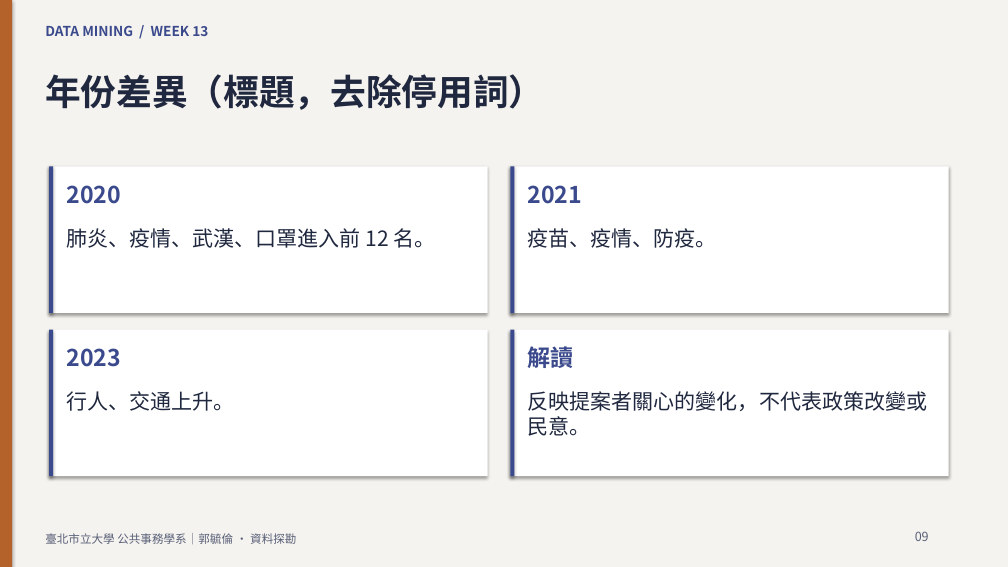
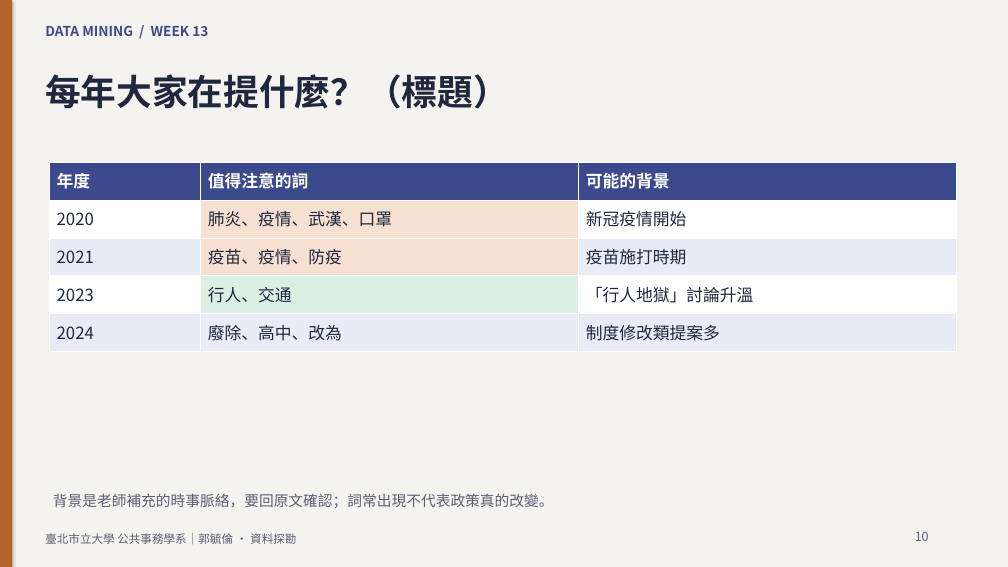
Before and after one commit to knut921/datamining-course, a slide deck: slide 10 of assets/slides/week13.pptx (slide 9 before the commit). Drawn at 1008x567 pixels with LibreOffice and Linux fonts; fonts in the diff are those of the drawing. Boxes give left, top, right and bottom in pixels: in the first picture for what was removed or moved away, otherwise in the second. Text is boxed around its words. In the diff, an @@ line names an element or a change of style, - is before the commit and + after.

```diff
--- a/assets/slides/week13.pptx
+++ b/assets/slides/week13.pptx
@@ text at bbox=[45, 74, 509, 109]: text changed @@
-年份差異（標題，去除停用詞）
+每年大家在提什麼？（標題）
@@ rectangle removed at bbox=[49, 166, 488, 313] @@
@@ rectangle removed at bbox=[49, 166, 54, 313] @@
@@ table added at bbox=[49, 163, 957, 352], 5 rows, 3 columns @@
+年度 | 值得注意的詞 | 可能的背景
+2020 | 肺炎、疫情、武漢、口罩 | 新冠疫情開始
+2021 | 疫苗、疫情、防疫 | 疫苗施打時期
+2023 | 行人、交通 | 「行人地獄」討論升溫
+2024 | 廢除、高中、改為 | 制度修改類提案多
@@ rectangle removed at bbox=[510, 166, 949, 313] @@
@@ rectangle removed at bbox=[510, 166, 515, 313] @@
@@ text removed at bbox=[66, 185, 120, 204] @@
-2020
@@ text removed at bbox=[528, 185, 582, 204] @@
-2021
@@ text removed at bbox=[66, 228, 436, 248] @@
-肺炎、疫情、武漢、口罩進入前 12 名。
@@ text removed at bbox=[528, 228, 717, 248] @@
-疫苗、疫情、防疫。
@@ rectangle removed at bbox=[49, 330, 488, 476] @@
@@ rectangle removed at bbox=[49, 330, 54, 476] @@
@@ text removed at bbox=[66, 348, 120, 367] @@
-2023
@@ rectangle removed at bbox=[510, 330, 949, 476] @@
@@ rectangle removed at bbox=[510, 330, 515, 476] @@
@@ text removed at bbox=[528, 343, 574, 372] @@
-解讀
@@ text removed at bbox=[66, 391, 234, 411] @@
-行人、交通上升。
@@ text removed at bbox=[528, 391, 928, 436] @@
-反映提案者關心的變化，不代表政策改變或民意。
@@ text added at bbox=[53, 493, 554, 508], 14 pt, text #596078 @@
+背景是老師補充的時事脈絡，要回原文確認；詞常出現不代表政策真的改變。
@@ text at bbox=[915, 531, 929, 541]: text changed @@
-09
+10
```
Also in this commit, not shown: 12 other slides changed, 3 slides added, 2 slides removed, 17 other files.
